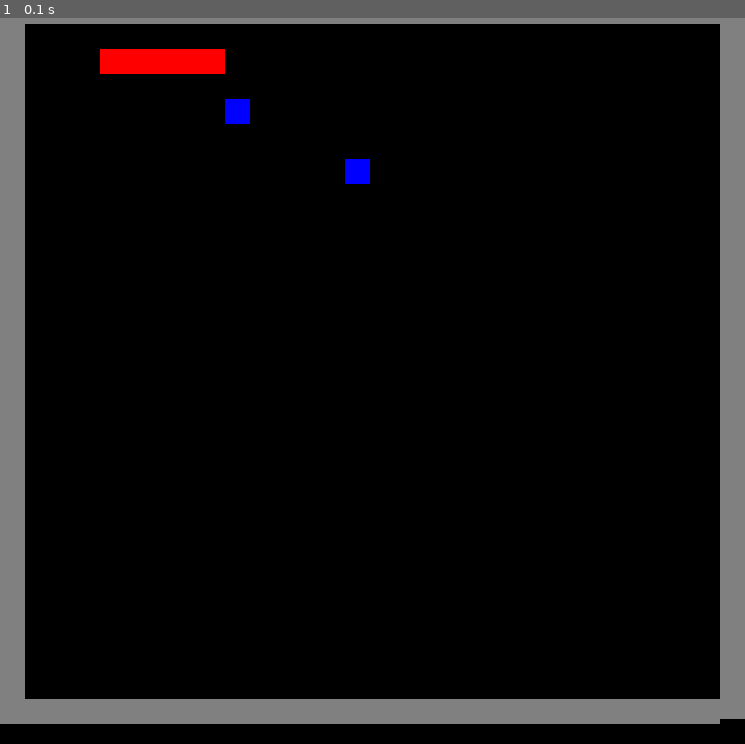
Above: before the commit, frame 1.
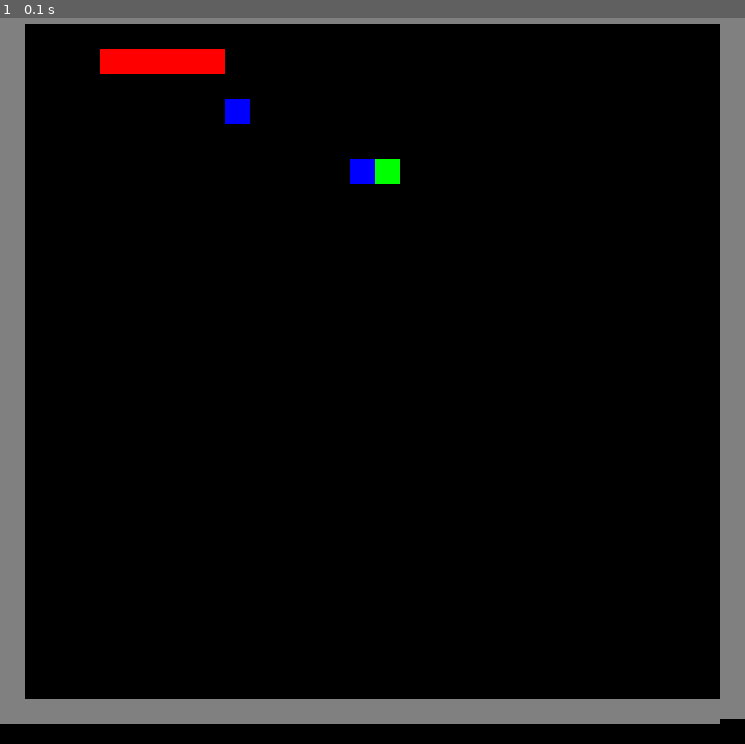
Above: after the commit, the same moment.

Repository: David-pnj/PyGameCarlitosh
Game: pygame game, started from Snake.py
Two runs of this game, one before a commit and one after it. Both use one fixed random seed, a clock stepped at 60 frames per second and the inputs below.
Inputs:
- Up to frame 1 (0.1 s): no input

The runs differ from the first frame. In frame 1, 0.2% of the frame differs, in the area x 46-54%, y 19-23%.

Commit message:
Snake Green consumable

Diff:
--- a/Snake.py
+++ b/Snake.py
@@ -2,7 +2,18 @@
 
 pg.init()
 
-"""TO DO: Consumable que aumenta la puntuación de los azules, tener varios azules (opcional) y sonidos para la serpiente y consumables"""
+RED = (255, 0, 0)
+GREY = (128, 128, 128)
+BLUE = (0, 0, 255)
+GREEN = (0,255,0)
+screen = pg.display.set_mode((745, 745)) #(anchura,altura)
+position = [200, 50]
+amount = 5
+movementDict = {"w": (0, -5), "a": (-5, 0), "s": (0, 5), "d": (5, 0)}
+run = True
+valueMult = 1
+
+"""TO DO: Consumable que aumenta la puntuación de los azules y sonidos para la serpiente y consumables"""
 class Entity():
     def __init__(self, rect) -> None:
         self.rect = rect
@@ -11,78 +22,41 @@
         self.rect = pg.Rect(position[0], position[1], 25, 25)
         pg.draw.rect(screen, color, self.rect)
 
+    def touchEffect(self):
+        raise NotImplementedError("Not implemented")
 
-class Consumable(Entity):
-    def __init__(self, rect, points):
-        self.rect = rect
-        self.points = points
-    def consumableEffect(self,list,body):
-        newPart = SnakePart(pg.Rect(body.rect.left, body.rect.top, 25, 25))
-        list.append(newPart)
 
+class BlueConsumable(Entity):
+    def __init__(self, rect, color):
+        super().__init__(rect)
+        self.color=color
+    def touchEffect(self,list,body):
+        global valueMult
+        for i in range(0,valueMult):
+            newPart = SnakePart(pg.Rect(body.rect.left, body.rect.top, 25, 25))
+            list.append(newPart)
+
+class GreenConsumable(Entity):
+    def __init__(self, rect,color):
+        super().__init__(rect)
+        self.color=color
+    def touchEffect(self,list,body): #estos atributos no se usan. Buscar una manera de refactorizar touchEffect para que acepte una cantidad variable de atributos.
+        global valueMult
+        valueMult+=1
 
 class SnakePart(Entity):
     def __init__(self, rect):
         super().__init__(rect)
-
+    def touchEffect(self):
+        """meter aqui lo de si se toca, no moverse"""
+        return super().touchEffect()
 
 class Wall(Entity):
     def __init__(self, rect):
         super().__init__(rect)
-
-def calculate_pos_consum():
-    x = random.randint(-15, 15) * 25
-    y = random.randint(-15, 15) * 25
-    """se sale algunas veces y por consecuencia aparece demasiado en el borde. Probar las tecnicas de try catch que vienen en las diapos de clase a ver si es mejor."""
-    if x < 0:
-        x = 25
-    if x > 720:
-        x = 720
-    if y < 0:
-        y = 25
-    if y > 720:
-        y = 720
-    return [x, y]
-
-RED = (255, 0, 0)
-GREY = (128, 128, 128)
-BLUE = (0, 0, 255)
-screen = pg.display.set_mode((800, 800))
-import sys, random, pygame as pg
-
-pg.init()
-
-"""TO DO: Consumable que aumenta la puntuación de los azules, tener varios azules (opcional) y sonidos para la serpiente y consumables"""
-
-
-class Entity():
-    def __init__(self, rect) -> None:
-        self.rect = rect
-
-    def move_entity(self, screen, position, color):
-        self.rect = pg.Rect(position[0], position[1], 25, 25)
-        pg.draw.rect(screen, color, self.rect)
-
-
-class Consumable(Entity):
-    def __init__(self, rect, points):
-        self.rect = rect
-        self.points = points
-
-    def consumableEffect(self, list, body):
-        newPart = SnakePart(pg.Rect(body.rect.left, body.rect.top, 25, 25))
-        list.append(newPart)
-
-
-class SnakePart(Entity):
-    def __init__(self, rect):
-        super().__init__(rect)
-
-
-class Wall(Entity):
-    def __init__(self, rect):
-        super().__init__(rect)
-
+    def touchEffect(self):
+        """meter aqui lo de si se toca, no moverse"""
+        return super().touchEffect()
 
 def calculate_pos_consum():
     x = random.randint(-15, 15) * 25
@@ -99,14 +73,6 @@
     return [x, y]
 
 
-RED = (255, 0, 0)
-GREY = (128, 128, 128)
-BLUE = (0, 0, 255)
-screen = pg.display.set_mode((745, 745)) #(anchura,altura)
-position = [200, 50]
-amount = 5
-movementDict = {"w": (0, -5), "a": (-5, 0), "s": (0, 5), "d": (5, 0)}
-run = True
 '''posicion x, posicion y,anchura, altura'''
 head = SnakePart(pg.Rect(position[0], position[1], 25, 25))
 body = SnakePart(pg.Rect(position[0] - 25, position[1], 25, 25))
@@ -119,10 +85,13 @@
 wall3 = Wall(pg.Rect(0, 700, 720, 25))
 wall4 = Wall(pg.Rect(720, 0, 25, 720))
 walls = [wall1, wall2, wall3, wall4]
+
+
 consum1Position = [225, 100]
-consum1 = Consumable(pg.Rect(consum1Position[0], consum1Position[1], 25, 25), 1)
-consum2 = Consumable(pg.Rect(consum1Position[0] + 120, consum1Position[1] + 60, 25, 25), 1)
-consumables = [consum1, consum2]
+consum1 = BlueConsumable(pg.Rect(consum1Position[0], consum1Position[1], 25, 25), BLUE)
+consum2 = BlueConsumable(pg.Rect(consum1Position[0] + 125, consum1Position[1] + 60, 25, 25), BLUE)
+consum3 = GreenConsumable(pg.Rect(consum1Position[0] + 150, consum1Position[1] + 60, 25, 25),GREEN)
+consumables = [consum1, consum2,consum3]
 """Añadir un consumable verde que suba el valor del consumable azul por 2"""
 
 prevPositions = []
@@ -164,16 +133,10 @@
                     """Si toca un consumable, añade 1 pieza a la serpiente. Cambiarlo para que la cantidad de piezas añadidas dependa del atributo points de la clase Consumable"""
                     collidedConsum = testRect.collidelist(consumables)
                     if collidedConsum != -1:
-                        consumables[collidedConsum].consumableEffect(snake, body)
+                        consumables[collidedConsum].touchEffect(snake, body)
                         consum1Position = calculate_pos_consum()
-                        consumables[collidedConsum].rect.left = consum1Position[
-                            0]  # cambia la pos del consumable tomado
+                        consumables[collidedConsum].rect.left = consum1Position[0]  # cambia la pos del consumable tomado
                         consumables[collidedConsum].rect.top = consum1Position[1]
-
-                    if testRect.colliderect(consum1.rect):
-                        newPart = SnakePart(pg.Rect(body.rect.left, body.rect.top, 25, 25))
-                        snake.append(newPart)
-                        consum1Position = calculate_pos_consum()
 
                     """Mirar que no choque consigo mismo. Collidelist devuelve el index del objeto tocado."""
                     if testRect.collidelist(snake) != -1:
@@ -194,7 +157,7 @@
     screen.fill((0, 0, 0))
     count = 0
     for consum in consumables:
-        consum.move_entity(screen, consum.rect, BLUE)
+        consum.move_entity(screen, consum.rect, consum.color)
 
     if canMove:
         for part in snake:
